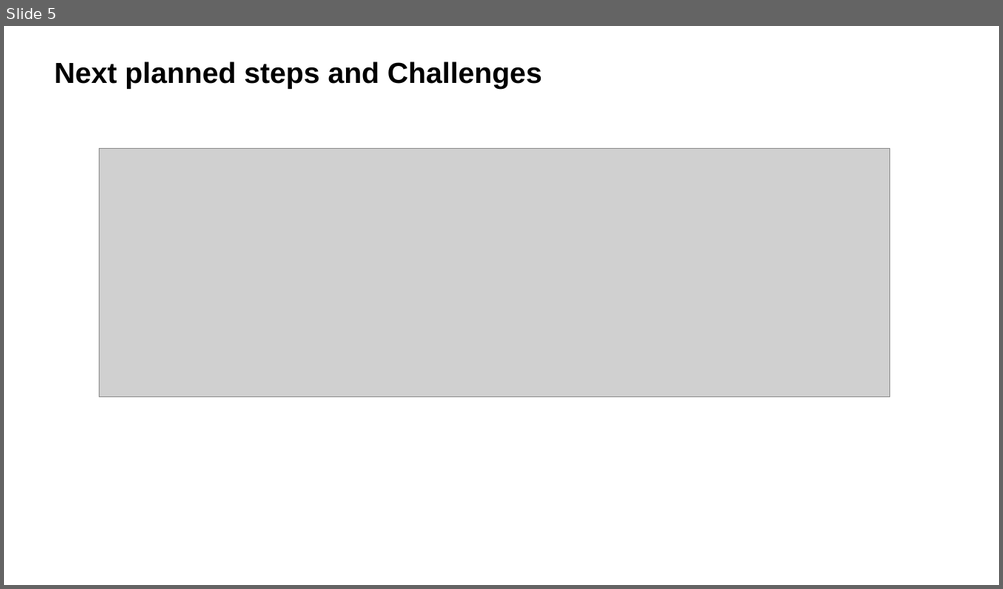
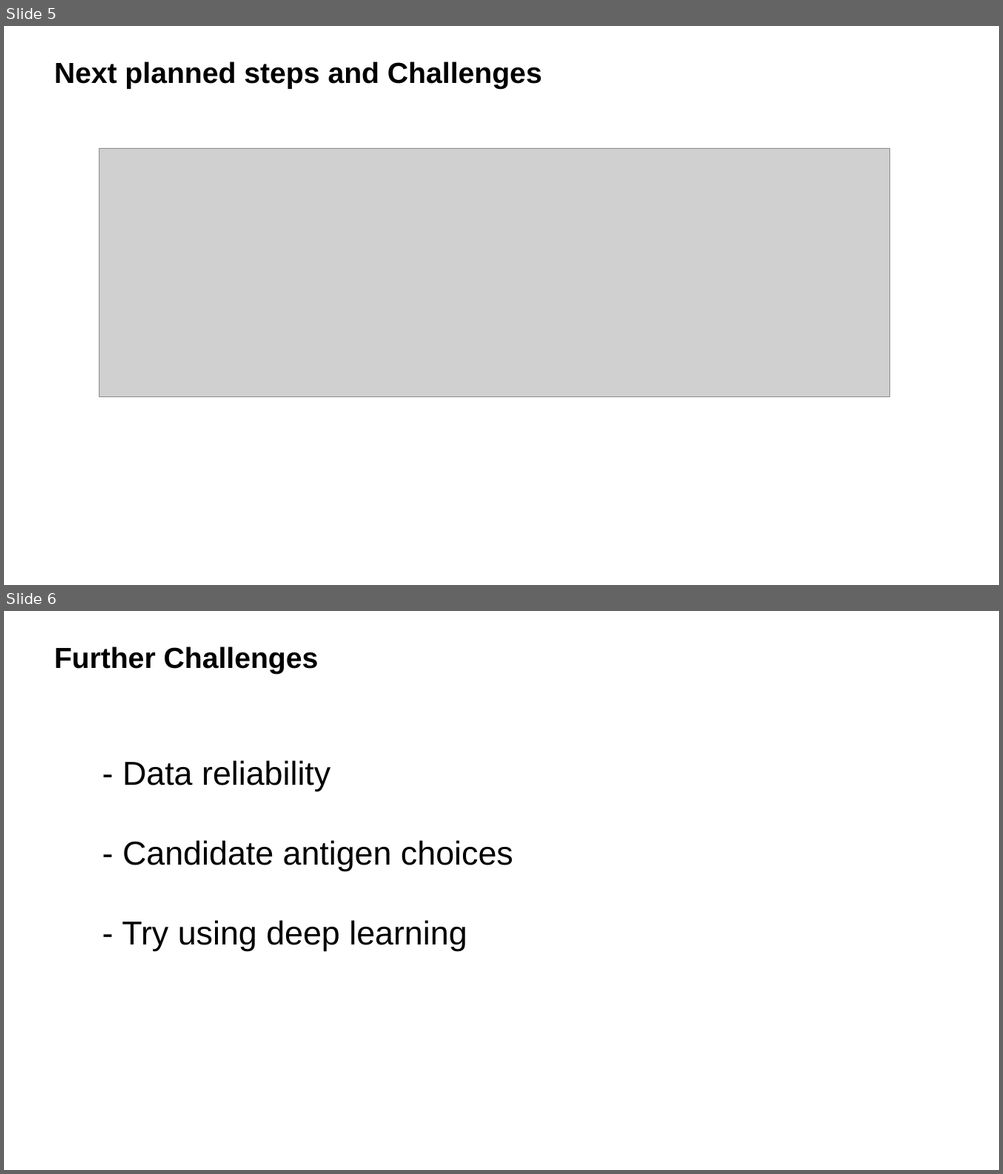
Before and after one commit to UoB-DSMP-2023-24/dsmp-2024-group03, a slide deck: PPT./pre.v3.pptx. Shown one above the other, each under a label of ours: slide 5 before the commit, slides 5 and 6 after it. The pictures are 1003x589 and 1003x1174 pixels, drawn with LibreOffice and Linux fonts; fonts in the diff are those of the drawing; grey boxes stand for pictures. Boxes give left, top, right and bottom in pixels: in the first picture for what was removed or moved away, otherwise in the second. Text is boxed around its words. In the diff, an @@ line names an element or a change of style, - is before the commit and + after.

```diff
--- a/PPT./pre.v3.pptx
+++ b/PPT./pre.v3.pptx
@@ slide 6 added at bbox=[4, 611, 999, 1170], background #FFFFFF @@
@@ text added at bbox=[54, 647, 318, 674], 28 pt, text #000000, bold @@
+Further Challenges
@@ text added at bbox=[122, 760, 513, 951], 32 pt, text #000000 @@
+- Data reliability
+- Candidate antigen choices
+- Try using deep learning
```
